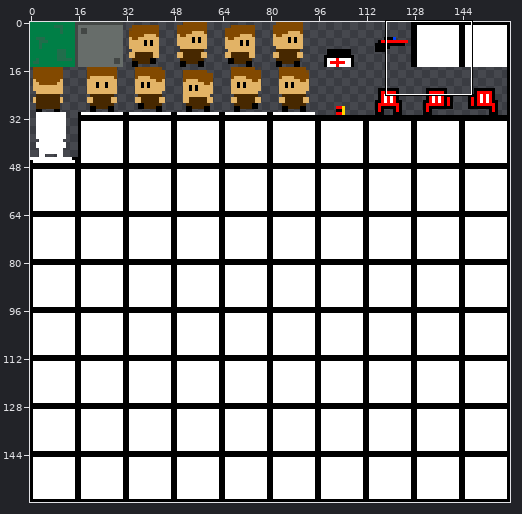
Sprite sheet: Zelda_Clone/res/spritesheet.png. Above: a wide view before the commit, with the close-up outlined.
Close-up. Before:
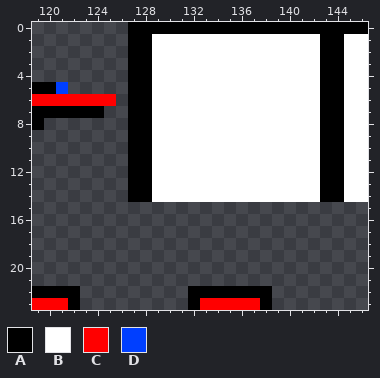
The file is 160x160 pixels. Pixels under 10% opacity are left out. Colours within 5 levels of each other are drawn and written as one. Shown: x 119..146, y 0..23.
Palette (. is transparent): A #000000  B #ffffff  C #ff0000  D #003fff
Pixels before, first column x 119:
 0 ........AAAAAAAAAAAAAAAAAAAA
 1 ........AABBBBBBBBBBBBBBAABB
 2 ........AABBBBBBBBBBBBBBAABB
 3 ........AABBBBBBBBBBBBBBAABB
 4 ........AABBBBBBBBBBBBBBAABB
 5 AAD.....AABBBBBBBBBBBBBBAABB
 6 CCCCCCC.AABBBBBBBBBBBBBBAABB
 7 AAAAAA..AABBBBBBBBBBBBBBAABB
 8 A.......AABBBBBBBBBBBBBBAABB
 9 ........AABBBBBBBBBBBBBBAABB
10 ........AABBBBBBBBBBBBBBAABB
11 ........AABBBBBBBBBBBBBBAABB
12 ........AABBBBBBBBBBBBBBAABB
13 ........AABBBBBBBBBBBBBBAABB
14 ........AABBBBBBBBBBBBBBAABB
15 ............................
16 ............................
17 ............................
18 ............................
19 ............................
20 ............................
21 ............................
22 AAAA.........AAAAAAA........
23 CCCA.........ACCCCCA........
After:
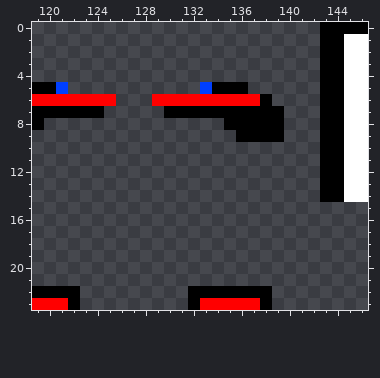
Edits made:
The edit turns colour B into colour A in row 5 at x 134 to 136; in row 6 at x 138; in row 7 at x 130 to 139; in row 8 at x 135 to 139; in row 9 at x 136 to 139.
The edit turns colour B into colour C in row 6 at x 129 to 137.
The edit turns colour B into colour D in row 5 at x 133.
The edit erases colour A in row 0 at x 127 to 142; in rows 1 to 14 at x 127 to 128.
The edit erases colour B in rows 1 to 4 at x 129 to 142; in row 5 at x 129 to 132 and 137 to 142; in row 6 at x 139 to 142; in row 7 at x 129 and 140 to 142; in row 8 at x 129 to 134 and 140 to 142; in row 9 at x 129 to 135 and 140 to 142.
The edit erases colour B in rows 10 to 14 at x 129 to 142.
Pixel boxes of the changes (left, top, right, bottom) in both close-ups:
changed: (128, 22, 320, 202)
